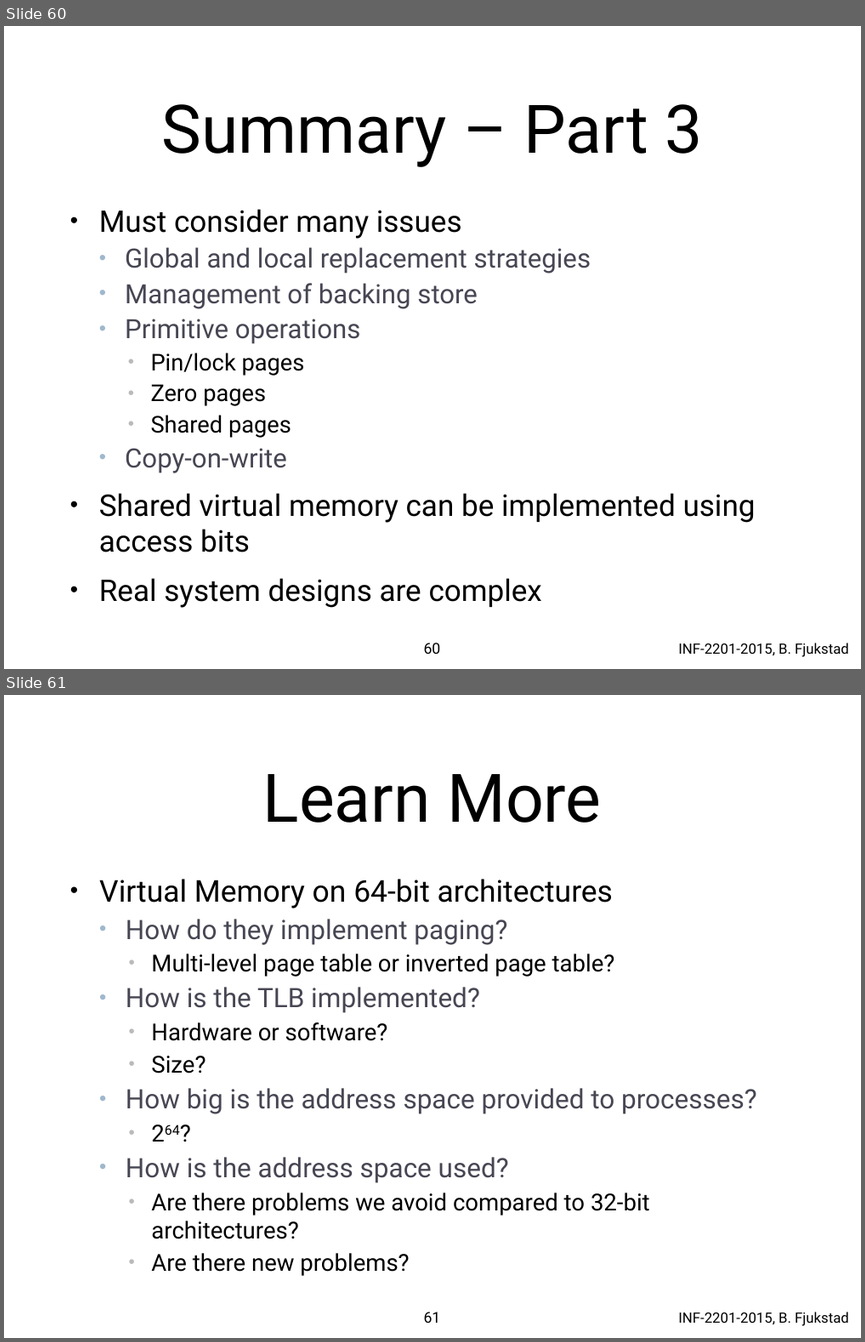
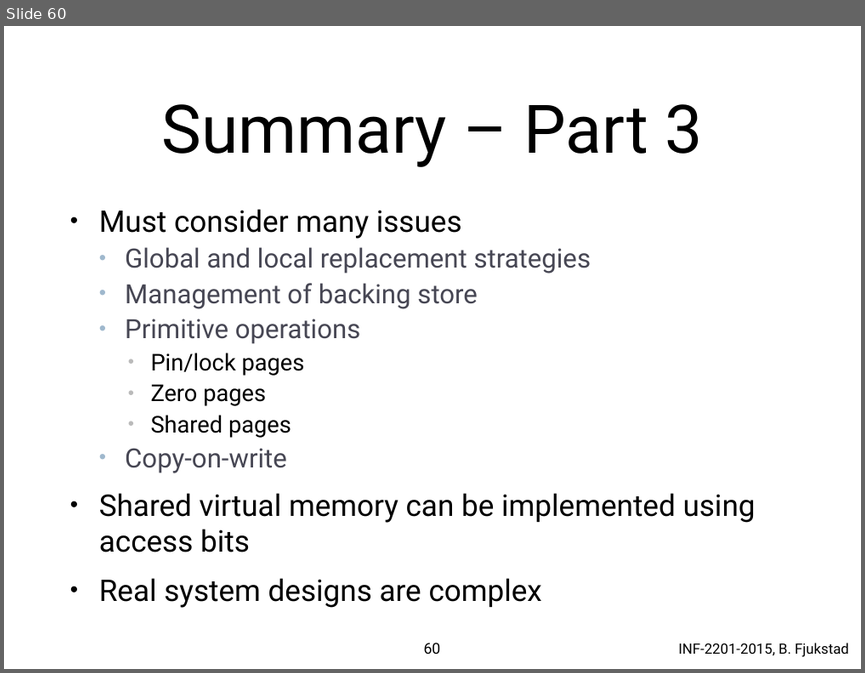
Before and after one commit to uit-inf-2201-s18/uit-inf-2201-s18.github.io, a slide deck: lectures/13-Paging and VM Deisgn.pptx. Shown one above the other, each under a label of ours: slides 60 and 61 before the commit, slide 60 after it. The pictures are 865x1342 and 865x673 pixels, drawn with LibreOffice and Linux fonts; fonts in the diff are those of the drawing. Boxes give left, top, right and bottom in pixels: in the first picture for what was removed or moved away, otherwise in the second. Text is boxed around its words. In the diff, an @@ line names an element or a change of style, - is before the commit and + after.

```diff
--- a/lectures/13-Paging and VM Deisgn.pptx
+++ b/lectures/13-Paging and VM Deisgn.pptx
@@ slide 61 removed at [4,695,861,1338], background #FFFFFF; not listed: 1 template element that a slide beside it also shows @@
@@ title removed at [263,774,601,823] @@
-Learn More
@@ text removed at [99,879,757,1276] @@
-• Virtual Memory on 64-bit architectures
-  • How do they implement paging?
-    • Multi-level page table or inverted page table?
-  • How is the TLB implemented?
-    • Hardware or software?
-    • Size?
-  • How big is the address space provided to processes?
-    • 264?
-  • How is the address space used?
-    • Are there problems we avoid compared to 32-bit architectures?
-    • Are there new problems?
@@ page number removed at [424,1311,441,1322] @@
-61
```
Also in this commit, not shown: 1 slide changed.
